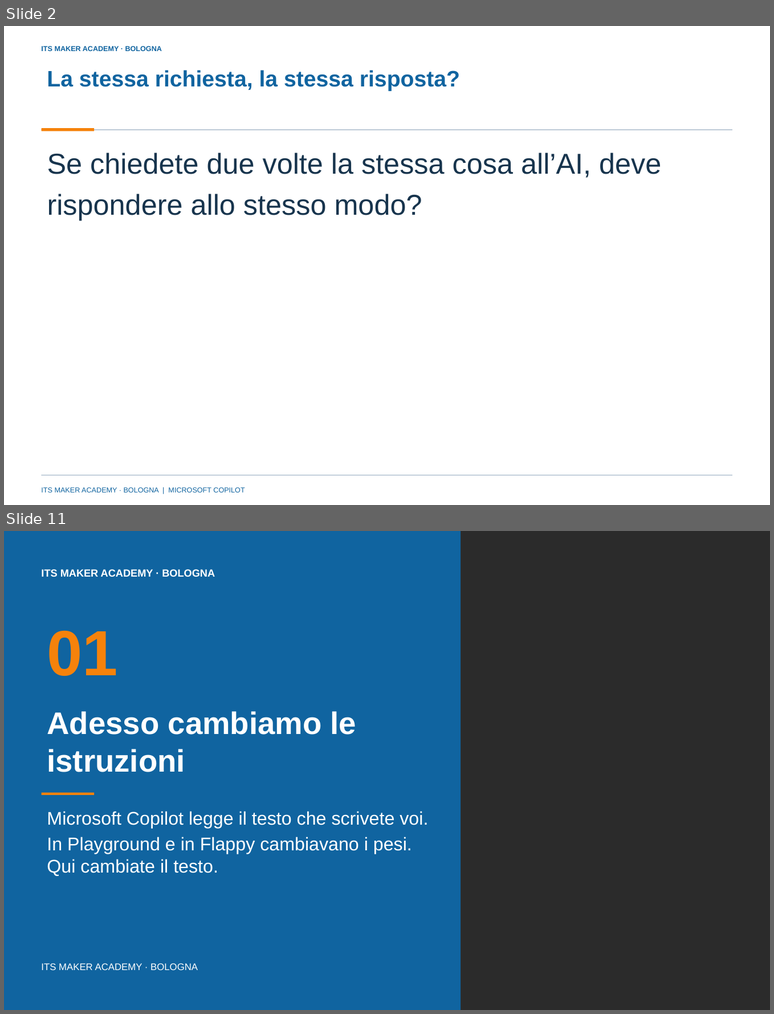
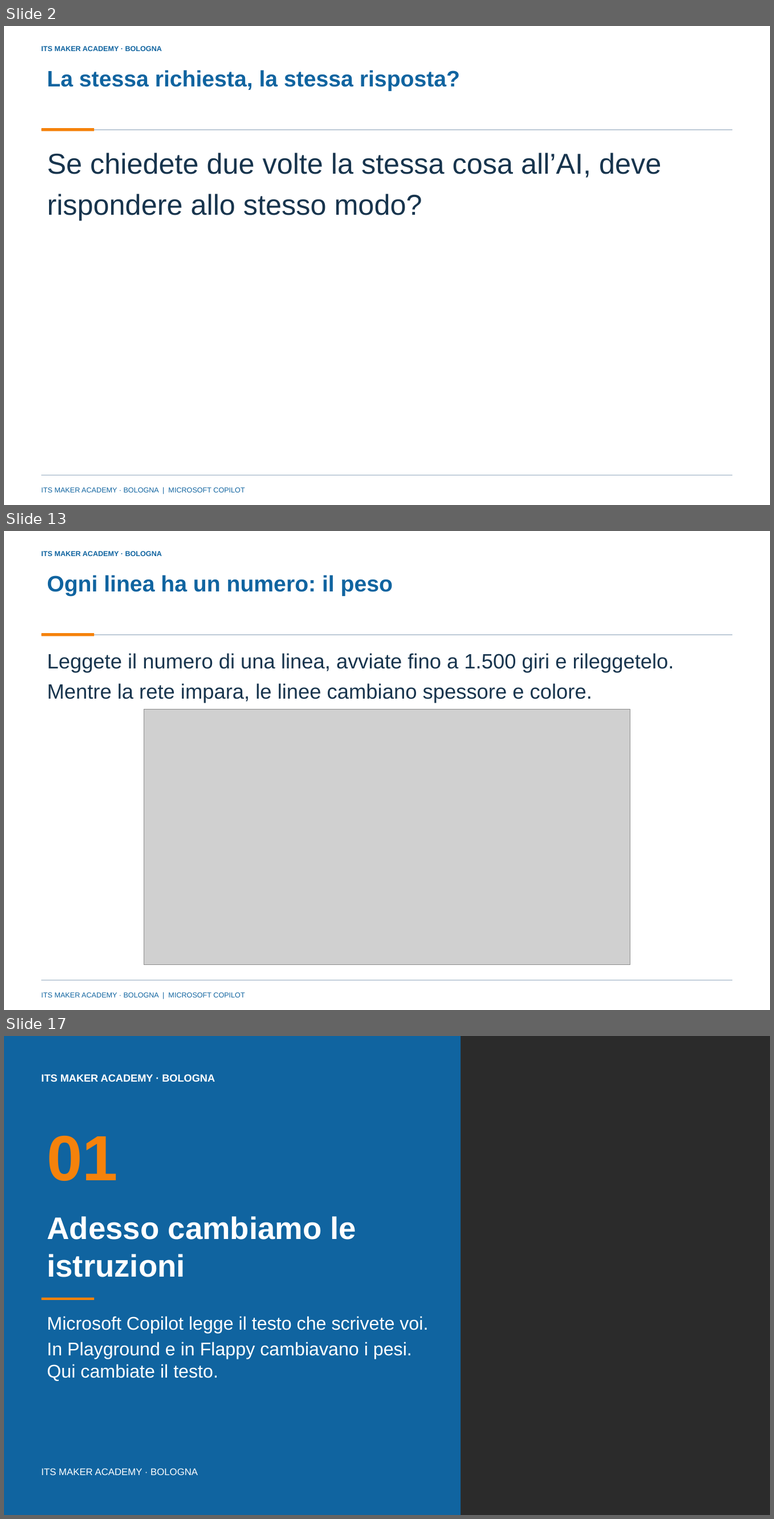
Before and after one commit to franzo9393/ITSCorso_UnslothStudio-Git, a slide deck: lezione 4 - reti neurali e agenti con orchestrazione/Lezione4_Reti_neurali_e_agenti_con_orchestrazione_ITS_MAKER.pptx. Shown one above the other, each under a label of ours: slides 2 and 11 before the commit, slides 2, 13 and 17 after it; the slides between them are not shown. The pictures are 774x1014 and 774x1519 pixels, drawn with LibreOffice and Linux fonts; fonts in the diff are those of the drawing; grey boxes stand for pictures; background and template pictures are left out; a plain dark background stands for a picture behind light text. Boxes give left, top, right and bottom in pixels: in the first picture for what was removed or moved away, otherwise in the second. Text is boxed around its words. In the diff, an @@ line names an element or a change of style, - is before the commit and + after.

Commit message:
Lezione 4: slide 1-17 riscritte con schermate dei siti, quadro d'insieme e previsioni (47 slide); regole sulle schermate in AGENTS.md

```diff
--- a/lezione 4 - reti neurali e agenti con orchestrazione/Lezione4_Reti_neurali_e_agenti_con_orchestrazione_ITS_MAKER.pptx
+++ b/lezione 4 - reti neurali e agenti con orchestrazione/Lezione4_Reti_neurali_e_agenti_con_orchestrazione_ITS_MAKER.pptx
@@ slide 13 added at (x1=4, y1=531, x2=770, y2=1010), background picture (left out); not listed: 5 template elements that a slide beside it also shows @@
@@ title added at (x1=47, y1=575, x2=393, y2=596), 28 pt, text #1064A0, bold @@
+Ogni linea ha un numero: il peso
@@ text added at (x1=47, y1=653, x2=674, y2=703), 26 pt, text #17344D @@
+Leggete il numero di una linea, avviate fino a 1.500 giri e rileggetelo. Mentre la rete impara, le linee cambiano spessore e colore.
@@ picture added at (x1=144, y1=709, x2=630, y2=965) @@
@@ what was slide 11 is now slide 17 @@
```
Also in this commit, not shown: 7 slides changed, 6 other slides added, 1 slide removed, 29 other files.
